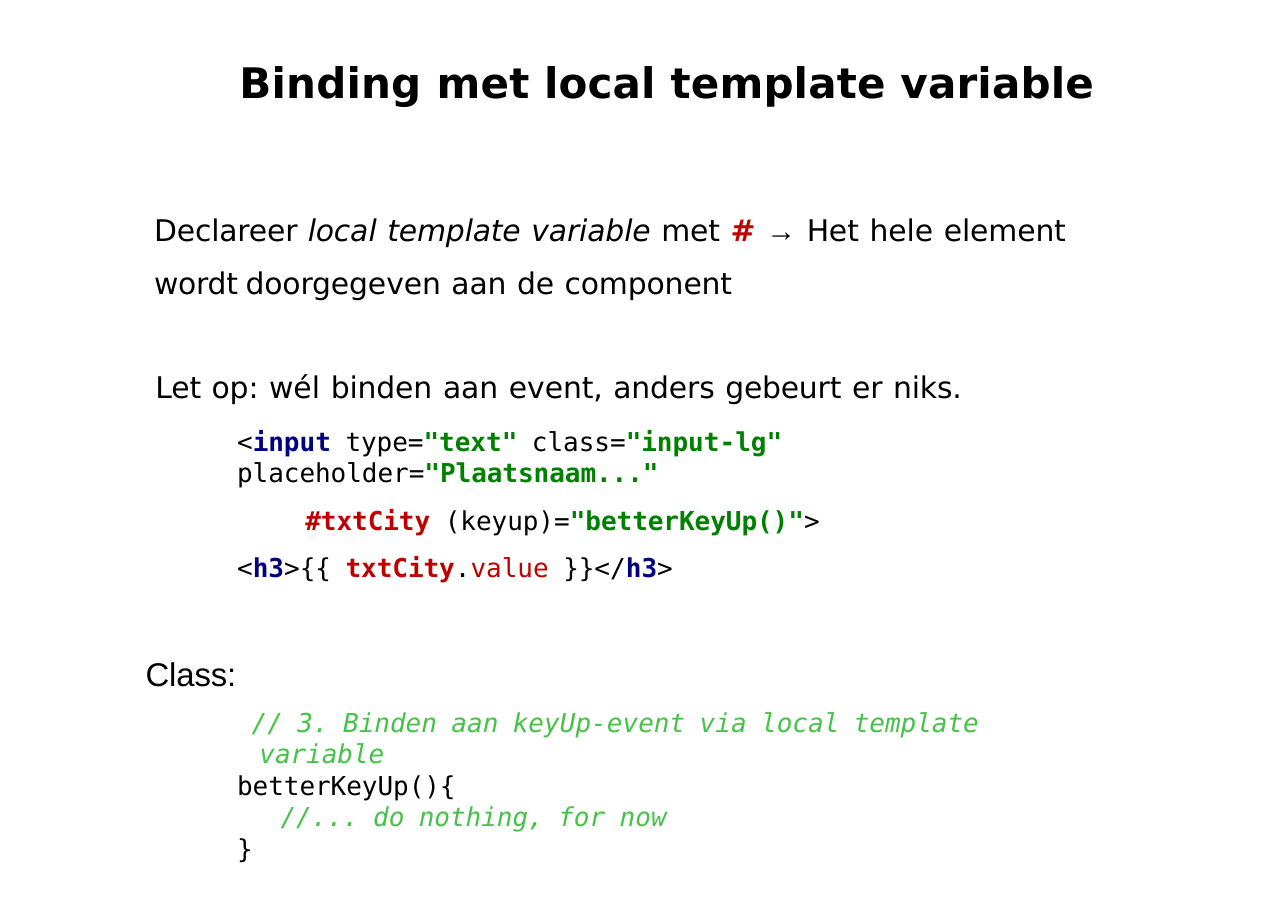
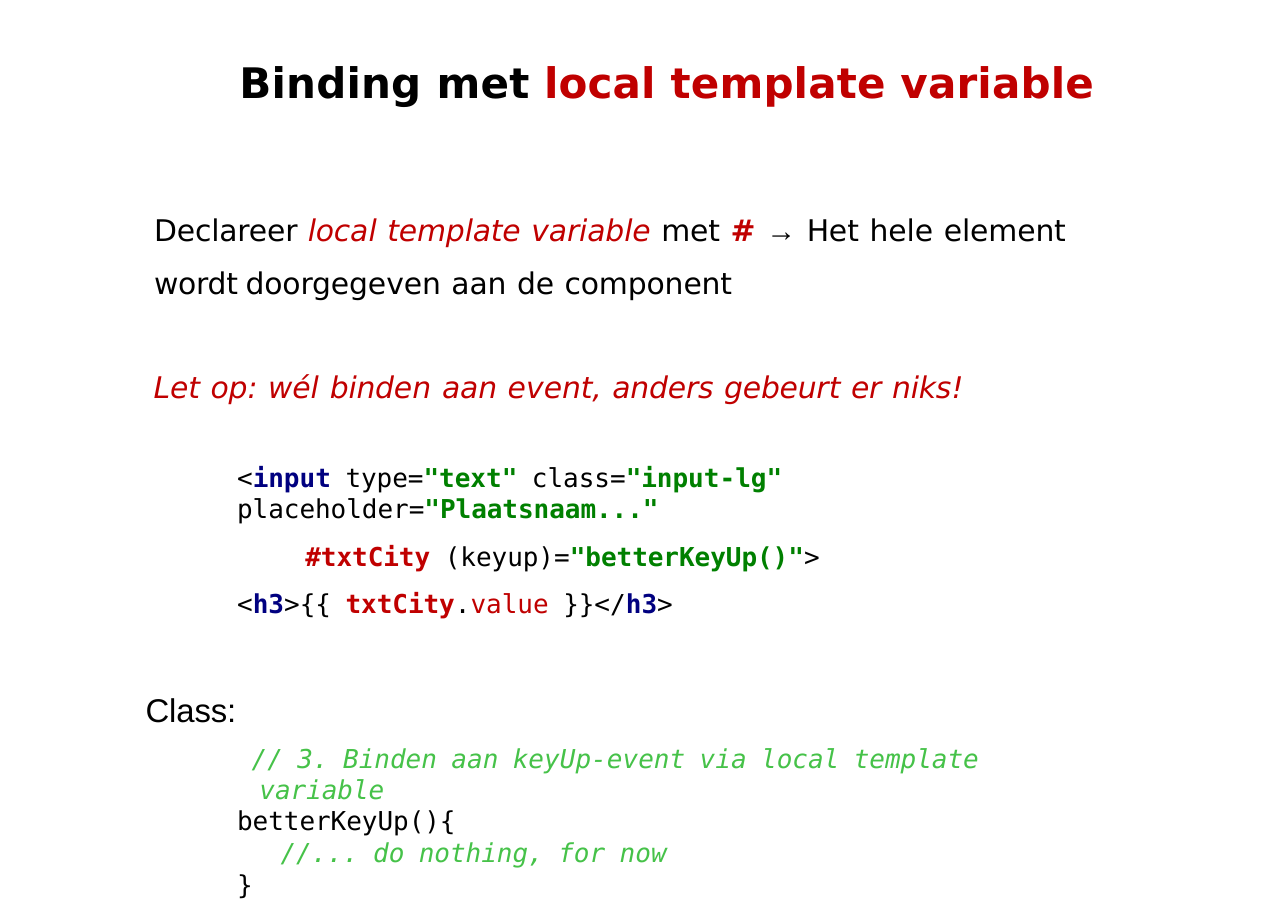
Before and after one commit to petereijgermans11/workshop-angular7, a slide deck: slide 23 of PPT/02- Angular Databinding.pptx. Drawn at 1288x911 pixels with LibreOffice and Linux fonts; fonts in the diff are those of the drawing. Boxes give left, top, right and bottom in pixels: in the first picture for what was removed or moved away, otherwise in the second. Text is boxed around its words. In the diff, an @@ line names an element or a change of style, - is before the commit and + after.

```diff
--- a/PPT/02- Angular Databinding.pptx
+++ b/PPT/02- Angular Databinding.pptx
@@ title "Binding met local template variable" at [239,66,1093,107]: text colour #000000 to #C00000 in "local template variable" @@
@@ text "Declareer local template variable met ..." at [154,218,1066,301]: text colour #000000 to #C00000 in "local template variable" @@
@@ text at [154,374,963,405]: text changed; text colour #000000 to #C00000; italic on @@
-Let op: wél binden aan event, anders gebeurt er niks.
+Let op: wél binden aan event, anders gebeurt er niks!
```
Also in this commit, not shown: 10 other slides changed, 6 other files.
